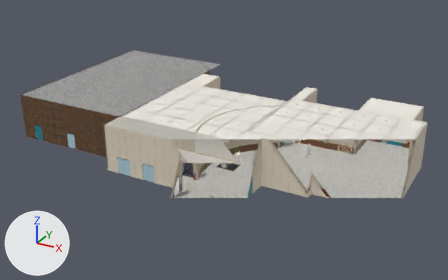
A saved change to the glTF model public/models/diplomatic_hall.glb.
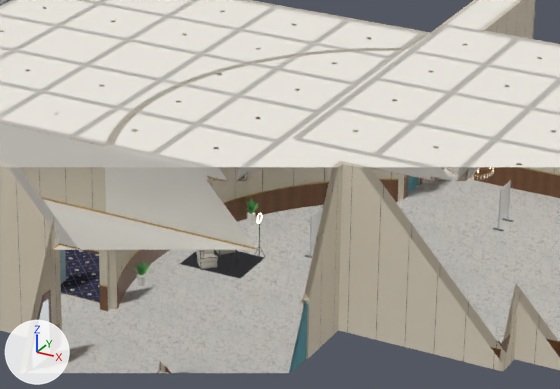
There are two pictures of each version: one whole from a 50 mm lens placed at (72.0, -65.1, 39.5), pointed at (31.1, 9.2, 2.4), one close up on the part from 37% to 72% of the width and 33% to 72% of the height. The lights are fixed; the arrows at lower left show +X, +Y and +Z. The last two pictures show the newer version. Everything nearer to the camera than a plane just in front of the edit is cut away. Where no turn or scale is listed for an object, it has been applied to the vertices. Vertices at exactly the same position are counted once.

Names of what the first close-up shows: 'Venue_Doors', 'Venue_Foyer', 'Venue_Lobby', 'Venue_Walls'.
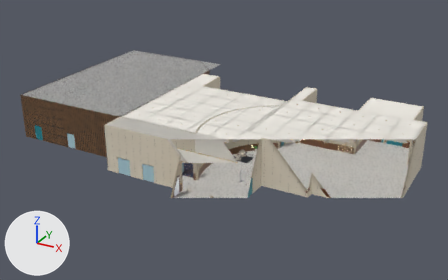
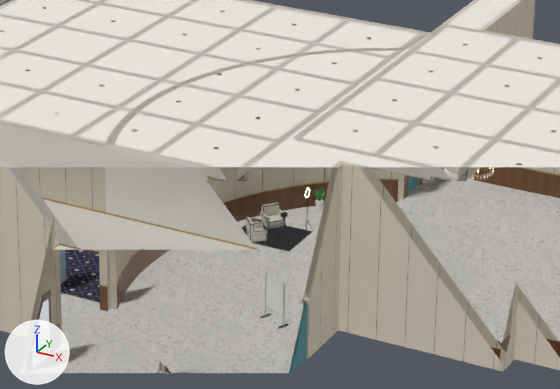
Boxes [x1, y1, x2, y2] around the edits, measured in the close-ups (560 x 389 px; the box of a moved part takes in the faces that stretch with it):
'Venue_Foyer', reshaped
    before: [132, 180, 514, 286]
    after: [242, 187, 325, 328]
part 1 of me_foyer_set, moved or reshaped (mostly hidden before)
    before: [215, 250, 236, 255]
    after: [262, 214, 284, 229]
part 2 of me_foyer_set, moved or reshaped (not visible before)
    after: [262, 202, 279, 216]
part 3 of me_foyer_set, moved or reshaped (not visible before)
    after: [260, 211, 270, 222]
part 4 of me_foyer_set, moved or reshaped
    before: [197, 250, 204, 260]
    after: [246, 217, 254, 234]
part 5 of me_foyer_set, moved or reshaped
    before: [200, 255, 218, 263]
    after: [250, 229, 267, 236]
part 6 of me_foyer_set, moved or reshaped
    before: [196, 250, 214, 254]
    after: [253, 222, 264, 228]
part 7 of me_foyer_set, moved or reshaped
    before: [493, 228, 504, 231]
    after: [260, 313, 271, 318]
part 8 of me_foyer_set, moved or reshaped
    before: [502, 218, 514, 222]
    after: [278, 323, 289, 328]
part 9 of me_foyer_set, moved or reshaped
    before: [498, 189, 501, 230]
    after: [265, 272, 267, 316]
part 10 of me_foyer_set, moved or reshaped
    before: [507, 180, 511, 220]
    after: [283, 282, 285, 326]
part 11 of me_foyer_set, moved or reshaped (not visible afterwards)
    before: [310, 215, 312, 257]
part 12 of me_foyer_set, moved or reshaped
    before: [180, 251, 265, 279]
    after: [242, 218, 313, 252]
part 13 of me_foyer_set, moved or reshaped
    before: [132, 198, 323, 286]
    after: [247, 187, 325, 247]
part 14 of me_foyer_set, moved or reshaped
    before: [500, 181, 510, 219]
    after: [266, 273, 283, 316]

The change, as a list of edits to the scene's bpy script:
```text
Change me_foyer_set:
    used by ob_venue_foyer; location = (0.0, 0.0, 0.0)
    remove me_foyer_set.from_pydata(...)  # 4704 vertices, 8694 faces; spans x 4.1..42.6, y 0.4..17.2, z 0.0..6.1
    add me_foyer_set.from_pydata(...)  # 4704 vertices, 8694 faces; spans x 4.1..38.5, y 0.4..17.2, z 0.0..6.1
    me_foyer_set part 1: the loose piece of 56 vertices spanning x 32.8..33.8, y 6.2..7.3, z 0.1..0.4 is moved by (0.6, 3.2, 0.0)
    me_foyer_set part 2: the loose piece of 56 vertices spanning x 32.8..33.4, y 6.6..7.3, z 0.4..0.9 is moved by (0.6, 3.2, 0.0)
    me_foyer_set part 3: the loose piece of 56 vertices spanning x 32.7..33.4, y 6.2..6.8, z 0.4..0.6 is moved by (0.6, 3.2, 0.0)
    me_foyer_set part 4: the loose piece of 56 vertices spanning x 32.8..33.4, y 4.7..5.4, z 0.4..0.9 is moved by (0.6, 3.2, 0.0)
    me_foyer_set part 5: the loose piece of 56 vertices spanning x 33.2..33.9, y 4.7..5.2, z 0.4..0.6 is moved by (0.6, 3.2, 0.0)
    me_foyer_set part 6: the loose piece of 56 vertices spanning x 32.7..33.4, y 5.2..5.8, z 0.4..0.6 is moved by (0.6, 3.2, 0.0)
    me_foyer_set part 7: the loose piece of 8 vertices spanning x 42.2..42.6, y 14.2..14.3, z 0.0 is turned -112.9 degrees about the z axis through its middle, then moved by (-5.0, -11.7, 0.0)
    me_foyer_set part 8: the loose piece of 8 vertices spanning x 42.2..42.6, y 15.3..15.4, z 0.0 is turned -112.9 degrees about the z axis through its middle, then moved by (-4.0, -13.3, 0.0)
    me_foyer_set part 9: the loose piece of 8 vertices spanning x 42.4, y 14.2..14.3, z 0.0..1.9 is moved by (-5.0, -11.7, 0.0)
    me_foyer_set part 10: the loose piece of 8 vertices spanning x 42.4, y 15.3..15.4, z 0.0..1.9 is moved by (-4.0, -13.3, 0.0)
    me_foyer_set part 11: the loose piece of 8 vertices spanning x 36.6, y 8.0..8.1, z 0.0..1.9 is moved by (0.4, 3.0, 0.0)
    me_foyer_set part 12: the loose piece of 8 vertices spanning x 32.2..35.0, y 4.9..7.1, z 0.0 is moved by (0.6, 3.2, 0.0)
    me_foyer_set part 13: 860 of 4704 vertices moved; they spanned x 31.3..36.6, y 2.1..10.4, z 0.0..1.9 and now span x 31.4..37.0, y 6.2..13.0, z 0.0..1.9; mean shift (0.8, 3.3, 0.0); largest move (31.7, 2.8, 1.1) -> (31.6, 7.4, 1.0)
    me_foyer_set part 14: 8 of 4704 vertices moved; they spanned x 42.4, y 14.3..15.3, z 0.4..1.9 and now span x 37.4..38.4, y 2.1..2.5, z 0.4..1.9; mean shift (-4.5, -12.5, 0.0); largest move (42.4, 15.3, 0.4) -> (38.4, 2.1, 0.4)
    other edits to the shape of me_foyer_set do not show in these pictures
```
